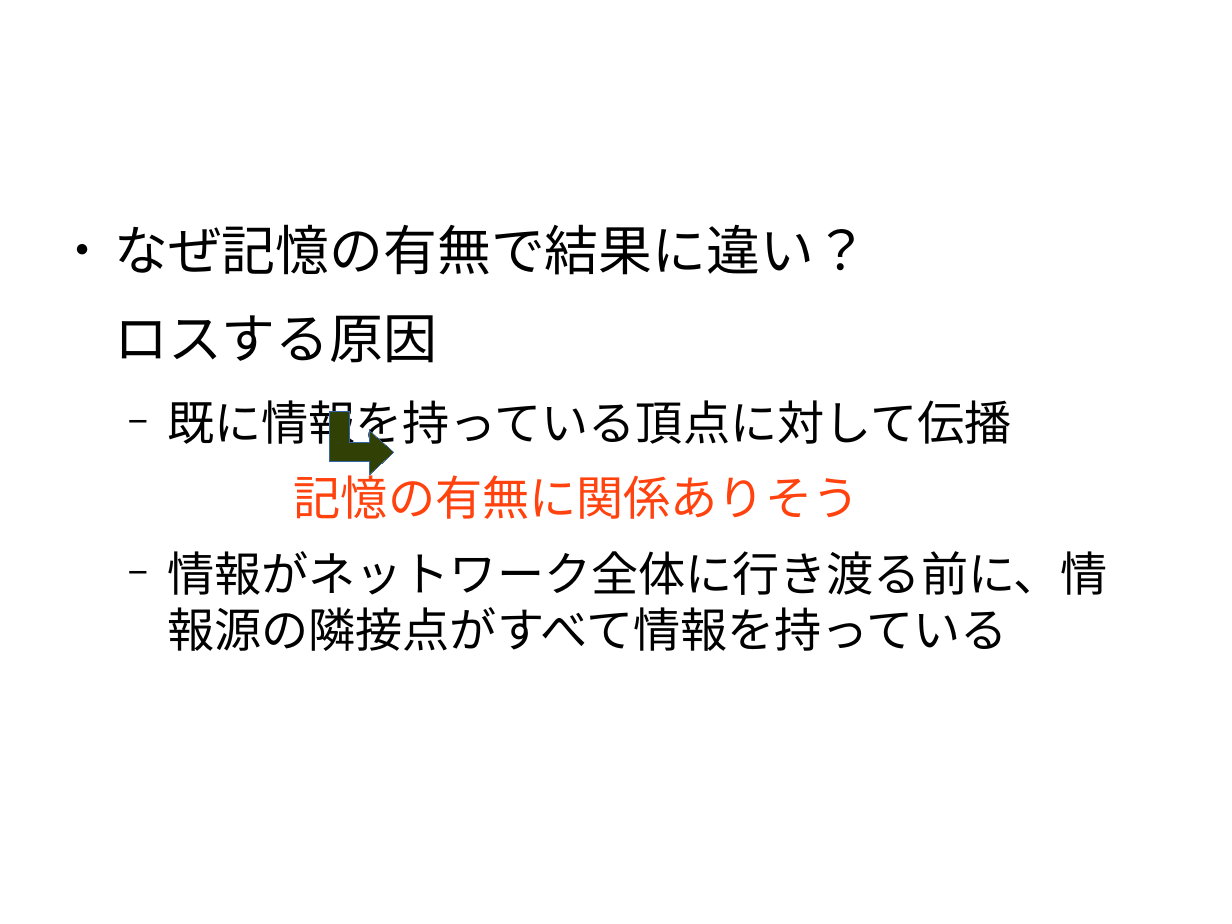
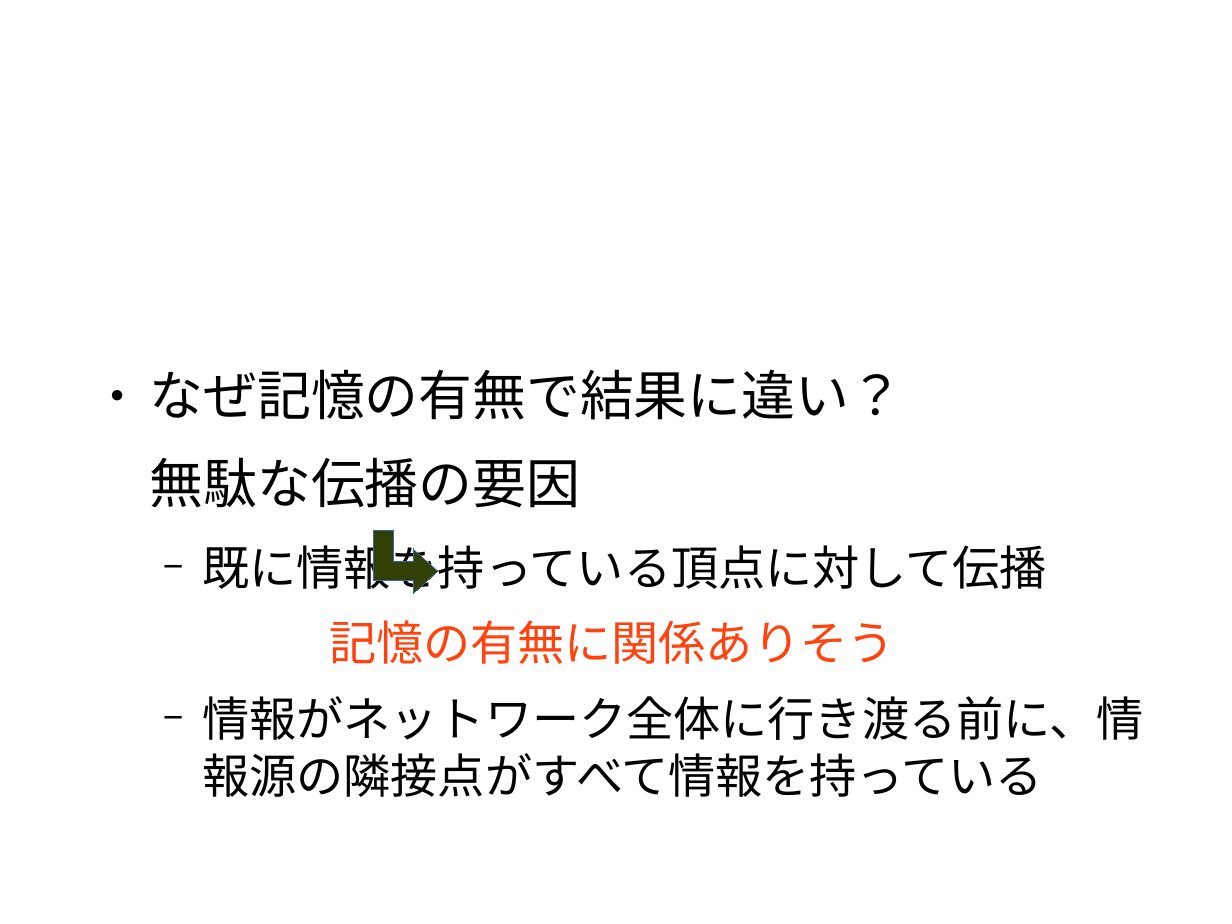
Before and after one commit to awesomest/NetWork_g-2015, a slide deck: slide 41 of 中間発表.odp (slide 37 before the commit). Drawn at 1232x924 pixels with LibreOffice and Linux fonts; fonts in the diff are those of the drawing; background and template pictures are left out. Boxes give left, top, right and bottom in pixels: in the first picture for what was removed or moved away, otherwise in the second. Text is boxed around its words. In the diff, an @@ line names an element or a change of style, - is before the commit and + after.

```diff
--- a/中間発表.odp
+++ b/中間発表.odp
@@ text "なぜ記憶の有無で結果に違い？": place and size @@
-text "なぜ記憶の有無で結果に違い？" at <box>114,224,1108,651</box>
+text "なぜ記憶の有無で結果に違い？" at <box>150,369,1143,797</box>
@@ text at <box>150,457,581,508</box>: text changed @@
-ロスする原因
+無駄な伝播の要因
@@ freeform shape: place and size @@
-freeform shape at <box>330,411,394,474</box>
+freeform shape at <box>375,531,438,594</box>
```
Also in this commit, not shown: 36 other slides changed, 6 slides added, 2 slides removed.
